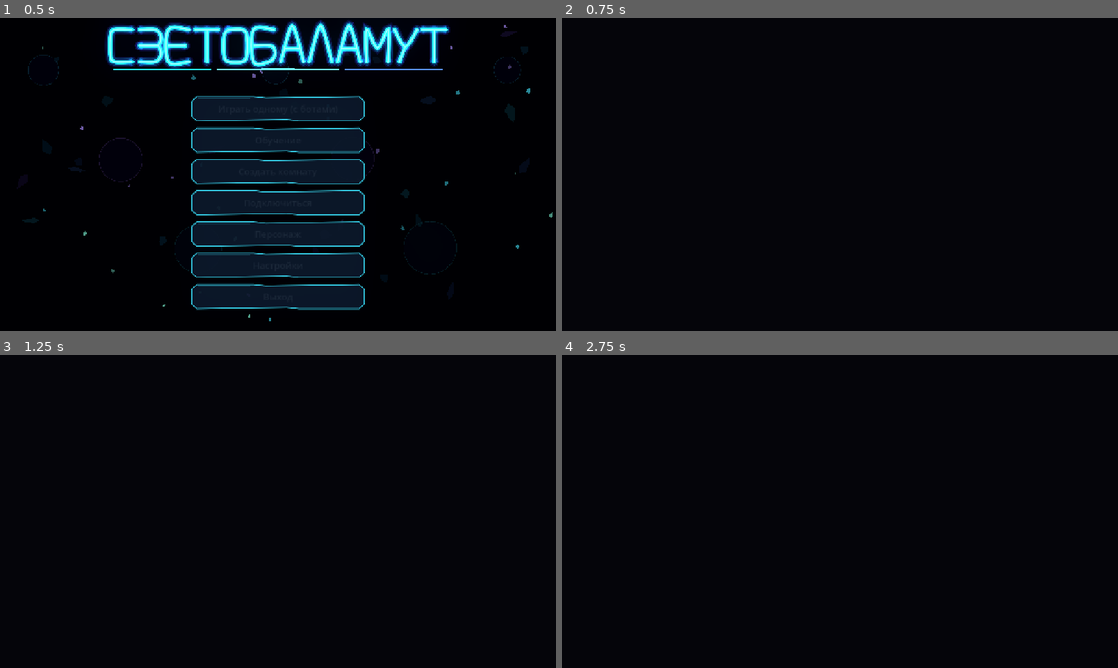
Above: before the commit, frames 1-4 (two rows, left to right).
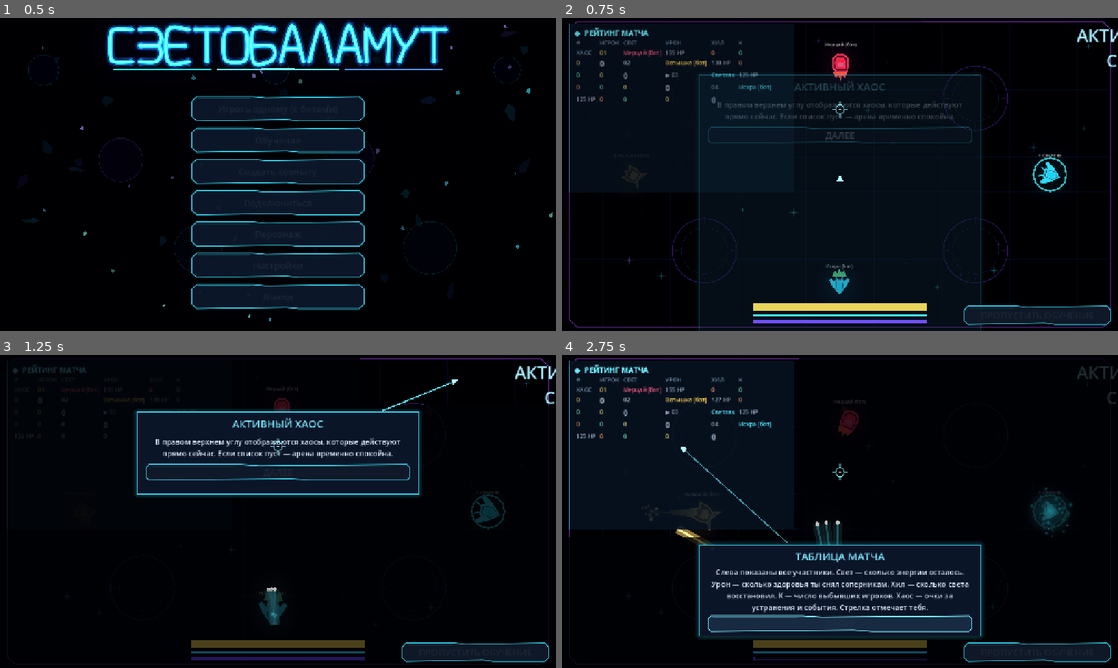
Above: after the commit, the same moments.

Repository: DvoreZZKy/svetobalamut
Game: Godot game, scene res://scenes/menu.tscn
The game is run twice, just before and just after one commit, with the same random seed, the same clock (stepped at 60 frames per second) and the same inputs.
Inputs (mouse positions are in pixels of both pictures, inside the frame that each line leads up to):
- Up to frame 1 (0.5 s): no input
- Up to frame 2 (0.75 s): click "Играть одному (с ботами)" at 0.5 s
- Up to frame 3 (1.25 s): no input
- Up to frame 4 (2.75 s): tap Enter (restart) at 1.25 s; move the mouse to (962, 495) at 1.27 s; hold D (right) 1.28-2 s; tap Q (ability) at 1.35 s; click (962, 495) at 1.42 s; click (840, 473) at 2 s, where only the run after the commit has a clickable "ДАЛЕЕ"

Frame 1 is identical in both runs. In frame 2, 14% of the frame differs, in the area x 1-100%, y 1-100%; in frame 3, 19%; in frame 4, 22%, in the area x 1-100%, y 1-99%.
Error before the commit: Parse Error: Could not parse global class "Sim" from "res://scripts/sim.gd". (res://scripts/arena.gd:12)

Commit message:
Fix healing-stat event indentation

Diff:
--- a/scripts/sim.gd
+++ b/scripts/sim.gd
@@ -652,7 +652,7 @@
 				var healed: float = float(p.light) - old_light
 				if healed > 0.01:
 					p.healing_total = float(p.get("healing_total", 0.0)) + healed
-				events.append({"t": "heal", "id": p.id, "amount": healed})
+					events.append({"t": "heal", "id": p.id, "amount": healed})
 	else:
 		events.append({"t": "match_event", "kind": "hunt"})
 		for i in 3:
@@ -717,7 +717,7 @@
 							var healed: float = float(eater_healer.light) - old_light
 							if healed > 0.01:
 								eater_healer.healing_total = float(eater_healer.get("healing_total", 0.0)) + healed
-					events.append({"t": "heal", "id": eater_healer.id, "amount": healed})
+								events.append({"t": "heal", "id": eater_healer.id, "amount": healed})
 					else:
 						events.append({"t": "hit", "x": e.pos.x, "y": e.pos.y, "c": 0})
 					break
@@ -856,7 +856,7 @@
 				var healed: float = float(a.light) - old_light
 				if healed > 0.01:
 					a.healing_total = float(a.get("healing_total", 0.0)) + healed
-				events.append({"t": "heal", "id": a.id, "amount": healed})
+					events.append({"t": "heal", "id": a.id, "amount": healed})
 				b.light = maxf(1.0, b.light - amt)
 				events.append({"t": "hurt", "id": b.id, "amount": amt})
 		"doubles":
